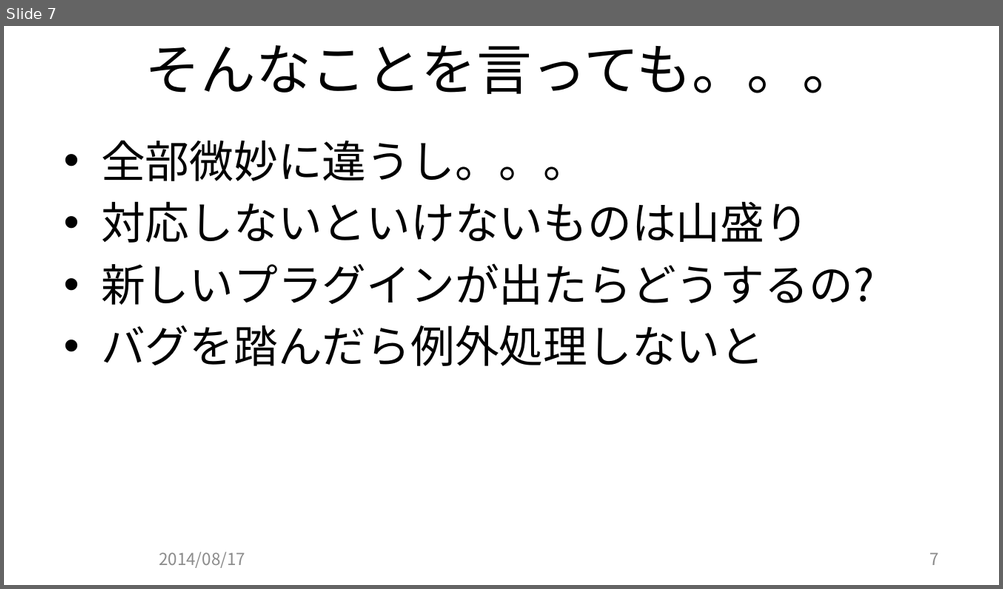
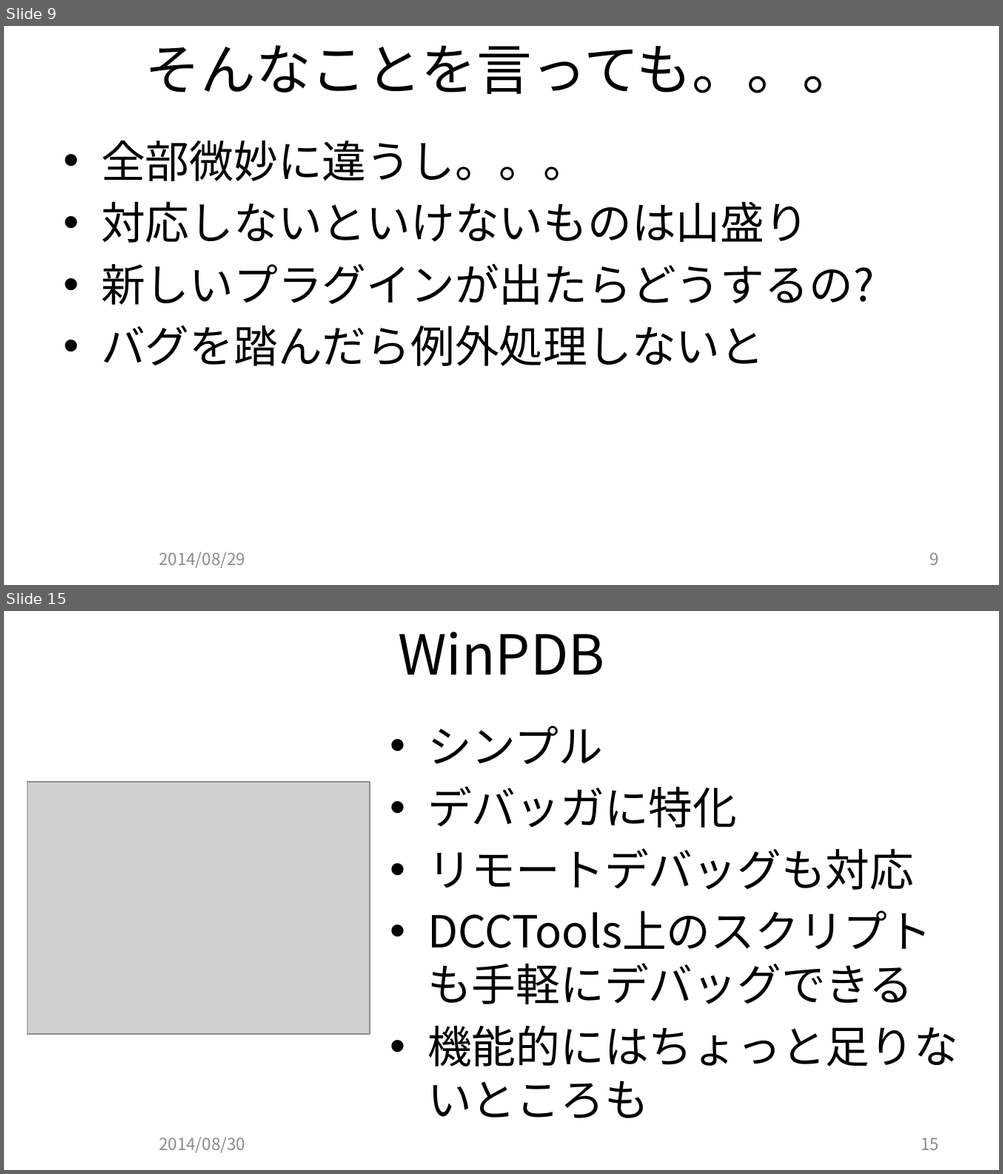
Before and after one commit to JCGS/CEDEC2014, a slide deck: chiyama/2014cedec_chiyama.pptx. Shown one above the other, each under a label of ours: slide 7 before the commit, slides 9 and 15 after it; the slides between them are not shown. The pictures are 1003x589 and 1003x1174 pixels, drawn with LibreOffice and Linux fonts; fonts in the diff are those of the drawing; grey boxes stand for pictures; background and template pictures are left out. Boxes give left, top, right and bottom in pixels: in the first picture for what was removed or moved away, otherwise in the second. Text is boxed around its words. In the diff, an @@ line names an element or a change of style, - is before the commit and + after.

```diff
--- a/chiyama/2014cedec_chiyama.pptx
+++ b/chiyama/2014cedec_chiyama.pptx
@@ slide 15 added at (x1=4, y1=611, x2=999, y2=1170), background picture (left out) @@
@@ title added at (x1=398, y1=632, x2=604, y2=675), 40 pt, text #000000 @@
+WinPDB
@@ text added at (x1=427, y1=726, x2=958, y2=1119), 32 pt, text #000000 @@
+• シンプル
+• デバッガに特化
+• リモートデバッグも対応
+• DCCTools上のスクリプトも手軽にデバッグできる
+• 機能的にはちょっと足りないところも
@@ picture added at (x1=27, y1=782, x2=369, y2=1035) @@
@@ text added at (x1=159, y1=1137, x2=245, y2=1153), 12 pt, text #8C8C8C @@
+2014/08/30
@@ page number added at (x1=920, y1=1138, x2=939, y2=1150), 12 pt, text #898989 @@
+15
@@ what was slide 7 is now slide 9 @@
@@ slide 9 changed as well @@
@@ text at (x1=159, y1=552, x2=245, y2=568): text changed @@
-2014/08/17
+2014/08/29
@@ page number at (x1=930, y1=553, x2=939, y2=565): text changed @@
-7
+9
```
Also in this commit, not shown: 16 other slides changed, 12 other slides added, 1 slide removed, 7 other files.
